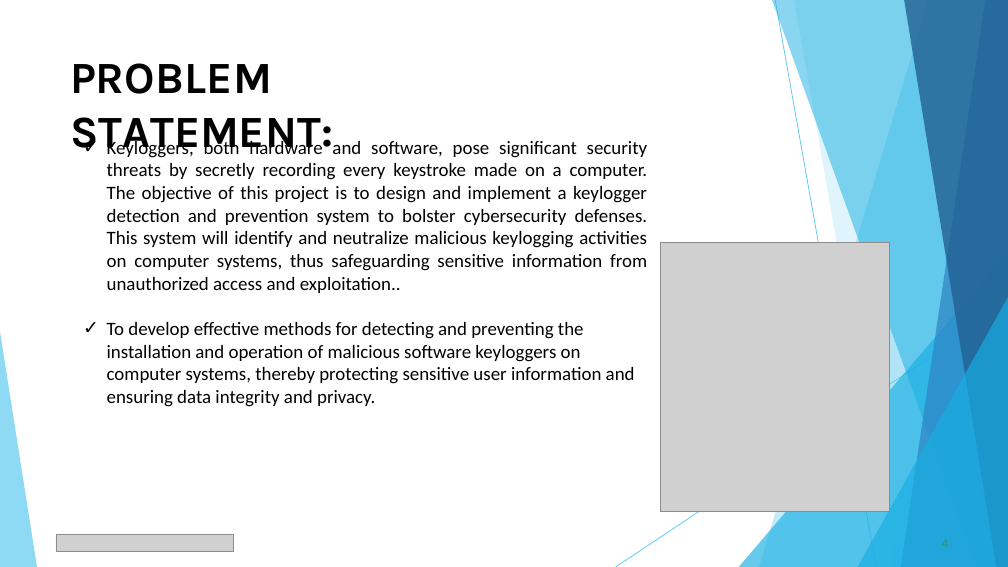
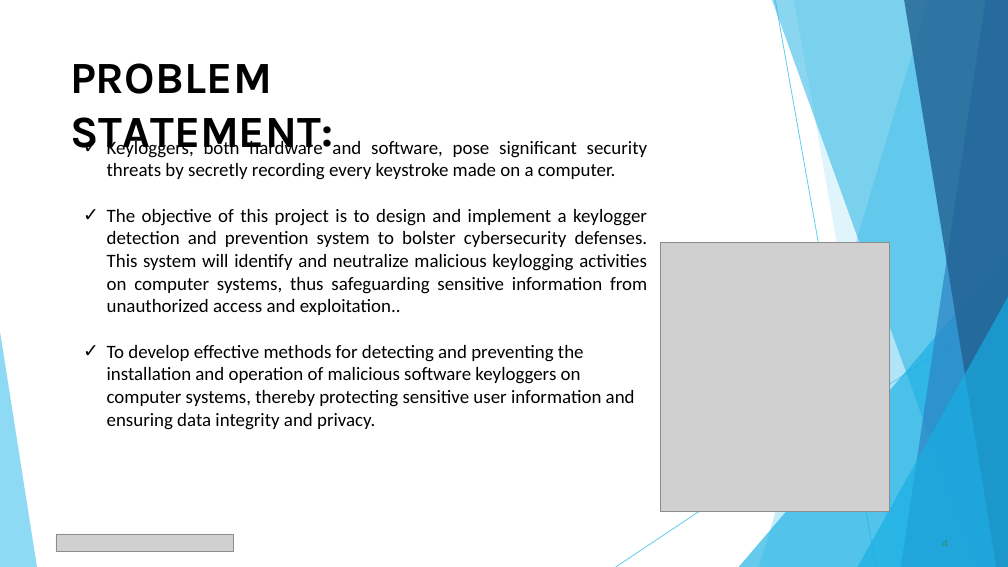
Before and after one commit to Narendravysyaraju/Narendra_project, a slide deck: slide 4 of NARENDRA.pptx. Drawn at 1008x567 pixels with LibreOffice and Linux fonts; fonts in the diff are those of the drawing; grey boxes stand for pictures. Boxes give left, top, right and bottom in pixels: in the first picture for what was removed or moved away, otherwise in the second. Text is boxed around its words. In the diff, an @@ line names an element or a change of style, - is before the commit and + after.

```diff
--- a/NARENDRA.pptx
+++ b/NARENDRA.pptx
@@ text at (107,138,648,315): text changed @@
-✓ Keyloggers, both hardware and software, pose significant security threats by secretly recording every keystroke made on a computer. The objective of this project is to design and implement a keylogger detection and prevention system to bolster cybersecurity defenses. This system will identify and neutralize malicious keylogging activities on computer systems, thus safeguarding sensitive information from unauthorized access and exploitation..
+✓ Keyloggers, both hardware and software, pose significant security threats by secretly recording every keystroke made on a computer.
+✓ The objective of this project is to design and implement a keylogger detection and prevention system to bolster cybersecurity defenses. This system will identify and neutralize malicious keylogging activities on computer systems, thus safeguarding sensitive information from unauthorized access and exploitation..
```
Also in this commit, not shown: 3 other slides changed.
